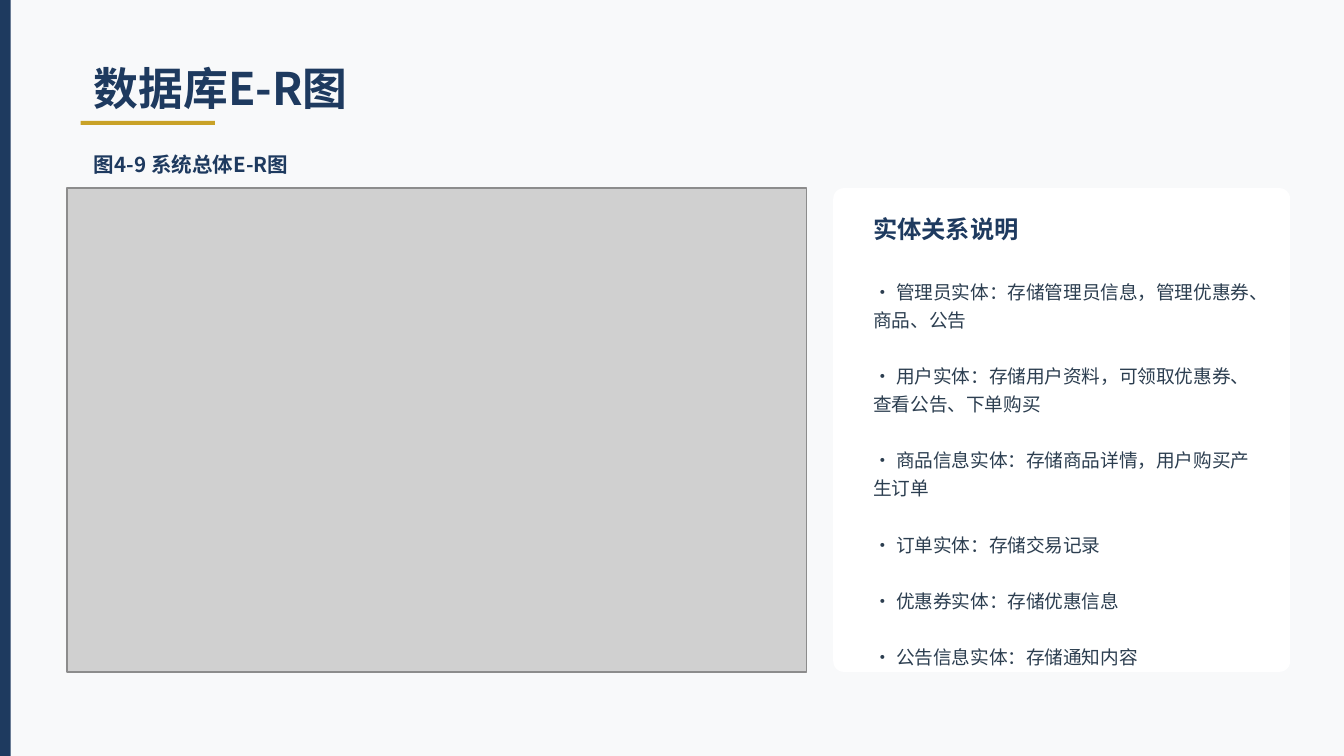
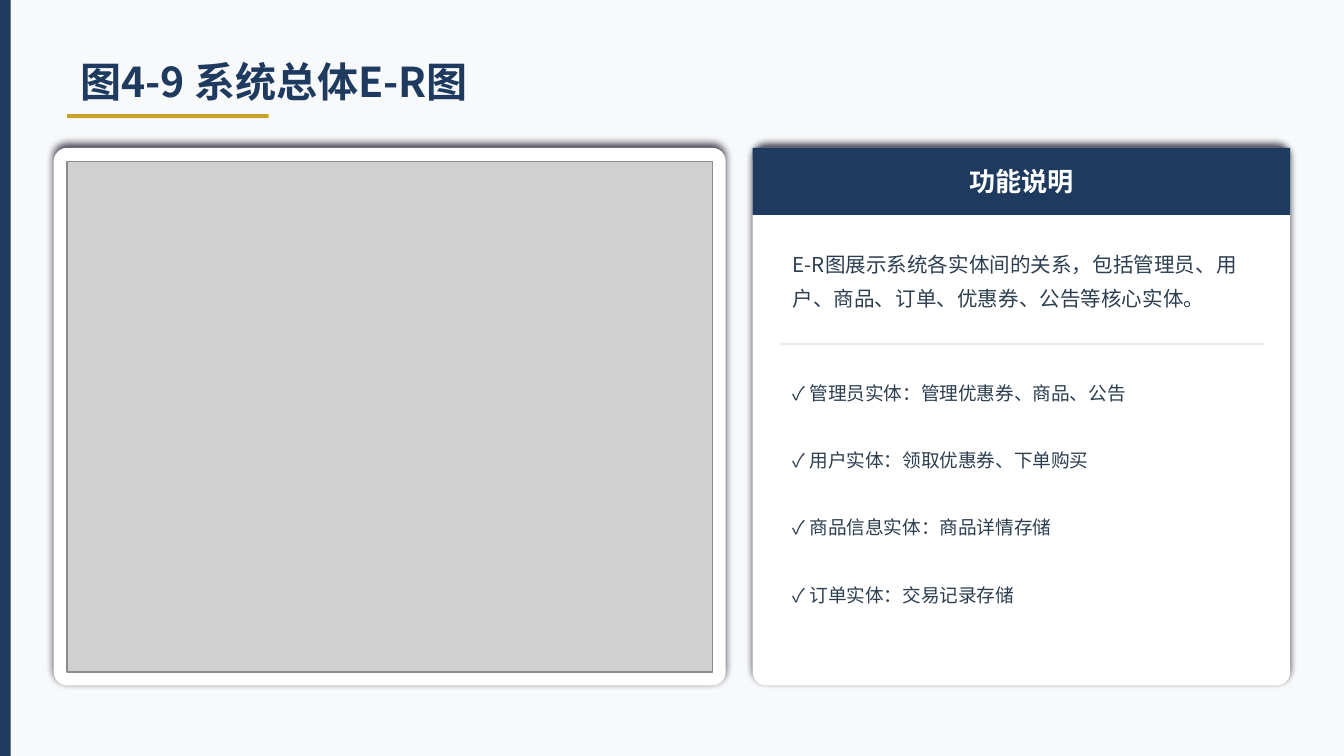
Before and after one commit to lvolk555/Trea--warehouse-, a slide deck: slide 16 of 生鲜超市综合管理系统_毕业答辩PPT.pptx (slide 14 before the commit). Drawn at 1344x756 pixels with LibreOffice and Linux fonts; fonts in the diff are those of the drawing; grey boxes stand for pictures. Boxes give left, top, right and bottom in pixels: in the first picture for what was removed or moved away, otherwise in the second. Text is boxed around its words. In the diff, an @@ line names an element or a change of style, - is before the commit and + after.

```diff
--- a/生鲜超市综合管理系统_毕业答辩PPT.pptx
+++ b/生鲜超市综合管理系统_毕业答辩PPT.pptx
@@ text "图4-9 系统总体E-R图": place and size @@
-text "图4-9 系统总体E-R图" at box(94, 154, 288, 174)
+text "图4-9 系统总体E-R图" at box(80, 62, 467, 101)
@@ text "图4-9 系统总体E-R图" at box(80, 62, 467, 101): size 11 to 22 pt @@
@@ text removed at box(94, 67, 348, 109) @@
-数据库E-R图
@@ rectangle: place and size @@
-rectangle at box(81, 121, 215, 125)
+rectangle at box(67, 114, 269, 118)
@@ rounded rectangle added at box(54, 148, 726, 685), fill #FFFFFF @@
@@ rounded rectangle: place and size @@
-rounded rectangle at box(833, 188, 1290, 672)
+rounded rectangle at box(753, 148, 1290, 685)
@@ rounded rectangle at box(753, 148, 1290, 685): shadow on; proportions changed @@
@@ rectangle added at box(753, 148, 1290, 215), fill #1E3A5F @@
@@ picture: place and size @@
-picture at box(67, 188, 806, 672)
+picture at box(67, 161, 712, 672)
@@ text at box(969, 169, 1074, 194): text changed; size 13 to 14 pt; text colour #1E3A5F to #FFFFFF @@
-实体关系说明
+功能说明
@@ text added at box(793, 254, 1237, 308), 11 pt, text #2C3E50 @@
+E-R图展示系统各实体间的关系，包括管理员、用户、商品、订单、优惠券、公告等核心实体。
@@ text removed at box(873, 283, 1268, 666) @@
-• 管理员实体：存储管理员信息，管理优惠券、商品、公告
-• 用户实体：存储用户资料，可领取优惠券、查看公告、下单购买
-• 商品信息实体：存储商品详情，用户购买产生订单
-• 订单实体：存储交易记录
-• 优惠券实体：存储优惠信息
-• 公告信息实体：存储通知内容
@@ rectangle added at box(780, 343, 1263, 345), fill #E9ECEF @@
@@ text added at box(810, 384, 1126, 402), 10 pt, text #2C3E50 @@
+✓ 管理员实体：管理优惠券、商品、公告
@@ text added at box(810, 451, 1089, 469), 10 pt, text #2C3E50 @@
+✓ 用户实体：领取优惠券、下单购买
@@ text added at box(810, 518, 1052, 536), 10 pt, text #2C3E50 @@
+✓ 商品信息实体：商品详情存储
@@ text added at box(810, 586, 1015, 604), 10 pt, text #2C3E50 @@
+✓ 订单实体：交易记录存储
```
Also in this commit, not shown: 5 other slides changed, 12 slides added, 2 slides removed.
